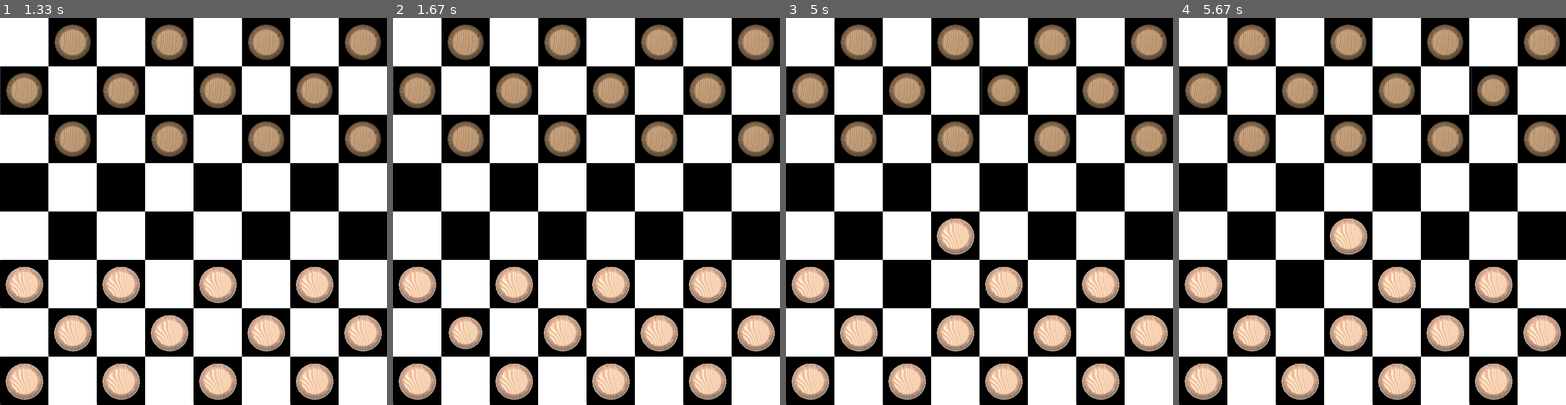
Above: before the commit, frames 1-4 (left to right).
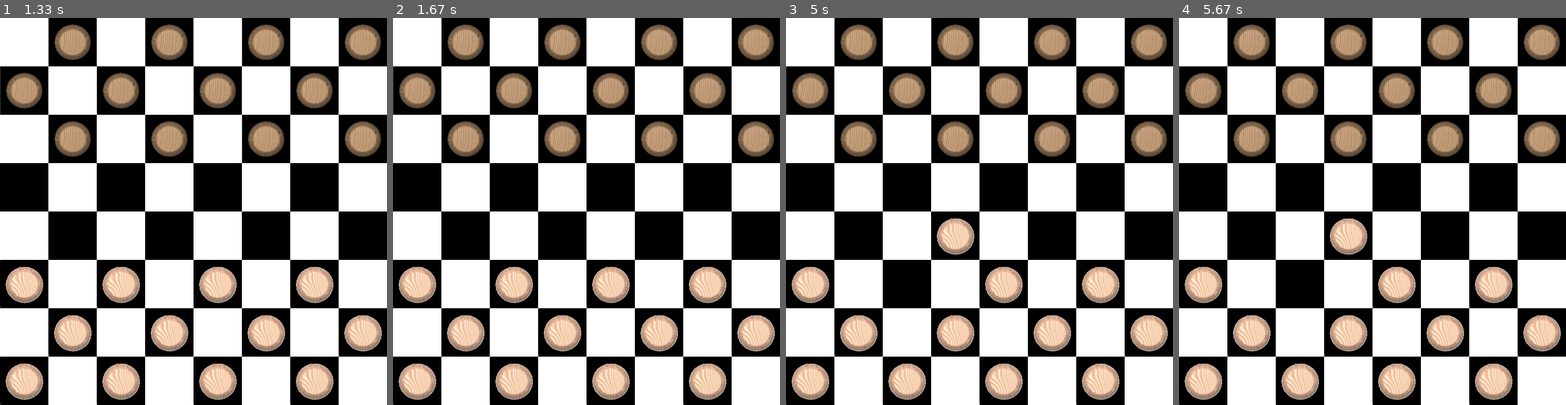
Above: after the commit, the same moments.

Repository: edgar-maddocks/NEA
Game: pygame game, started from nea/CheckersGuiGame.py
Two runs of this game, one before a commit and one after it. Both use one fixed random seed, a clock stepped at 60 frames per second and the inputs below.
Inputs (mouse positions are in pixels of both pictures, inside the frame that each line leads up to):
- Up to frame 1 (1.33 s): type "1 (at the terminal prompt)" at 0 s; click (193, 211) at 0.38 s; click (127, 300) at 0.72 s; click (92, 331) at 1.05 s
- Up to frame 2 (1.67 s): click (458, 335) at 1.38 s
- Up to frame 3 (5 s): click (863, 188) at 1.72 s; click (882, 304) at 2.05 s; click (1045, 346) at 2.38 s; click (882, 269) at 3.62 s; click (933, 250) at 3.95 s; click (940, 118) at 4.28 s; click (832, 141) at 4.62 s; click (979, 72) at 4.95 s
- Up to frame 4 (5.67 s): click (1291, 219) at 5.28 s; click (1488, 110) at 5.65 s

Frame 1 is identical in both runs. In frame 2, 0.3% of the frame differs, in the area x 12-24%, y 75-88%; in frame 3, 0.3%; in frame 4, 0.3%.

Commit message:
Make GUI inherit from Game
- Make it so you cannot select a piece with no
    valid moves

Diff:
--- a/nea/checkers_gui/checkers_gui.py
+++ b/nea/checkers_gui/checkers_gui.py
@@ -21,14 +21,14 @@
 from nea.mcts import MCTS
 
 
-class CheckersGUI:
+class CheckersGUI(CheckersGame):
     """Class that adds extra functionality to the CheckersGame
     which allows it to display a GUI
     """
 
-    def __init__(self, game: CheckersGame) -> None:
-        self.game = game
+    def __init__(self) -> None:
         self.piece_selected = None
+        super().__init__()
 
     def draw(self, screen: pygame.Surface) -> None:
         """Draws the checkers board and pieces.
@@ -68,14 +68,14 @@
                     )
         for y in range(BOARD_SIZE):
             for x in range(BOARD_SIZE):
-                piece = self.game.board[x, y]
+                piece = self.board[x, y]
                 if (x, y) == self.piece_selected:
                     self._draw_selected_piece(screen)
                     self._draw_available_moves(screen)
                 elif piece != EMPTY:
                     self._get_and_draw_piece(screen, piece=piece, x=x, y=y)
 
-        pygame.display.set_caption(f"IT IS {self.game.player.upper()}'S MOVE")
+        pygame.display.set_caption(f"IT IS {self.player.upper()}'S MOVE")
 
     def _get_and_draw_piece(
         self, screen: pygame.Surface, piece: int, x: int, y: int
@@ -135,7 +135,7 @@
             screen (pygame.Surface): screen to draw tow
         """
         x, y = self.piece_selected
-        piece = self.game.board[x, y]
+        piece = self.board[x, y]
         piece_img = self._get_piece_img(piece)
         piece_img = pygame.transform.rotozoom(piece_img, 0, 0.9)
         screen.blit(
@@ -152,8 +152,8 @@
         Args:
             screen (pygame.Surface): screen to draw to
         """
-        valid_takes = self.game._get_valid_take_moves(*self.piece_selected)
-        valid_simples = self.game._get_valid_simple_moves(*self.piece_selected)
+        valid_takes = self._get_valid_take_moves(*self.piece_selected)
+        valid_simples = self._get_valid_simple_moves(*self.piece_selected)
 
         moves = valid_takes if len(valid_takes) > 0 else valid_simples
         move_tos = [x[1] for x in moves]
@@ -185,12 +185,20 @@
         action: ACTION = None
 
         if self.piece_selected is None:
-            if self.game.player == WHITE:
-                if self.game.board[row, col] in WHITES:
-                    self.piece_selected = (row, col)
-            elif self.game.player == BLACK:
-                if self.game.board[row, col] in BLACKS:
-                    self.piece_selected = (row, col)
+            valid_moves = self.get_all_valid_moves()
+            valid_moves = (
+                valid_moves["takes"]
+                if len(valid_moves["takes"]) > 0
+                else valid_moves["simple"]
+            )
+            valid_selections = [x[0] for x in valid_moves]
+            if (row, col) in valid_selections:
+                if self.player == WHITE:
+                    if self.board[row, col] in WHITES:
+                        self.piece_selected = (row, col)
+                elif self.player == BLACK:
+                    if self.board[row, col] in BLACKS:
+                        self.piece_selected = (row, col)
         else:
             if (row, col) != self.piece_selected:
                 action = (self.piece_selected, (row, col))
@@ -207,13 +215,13 @@
         Returns:
             tuple[bool, int] | tuple[None, None]: done, reward
         """
-        valid_move, _, done, reward = self.game.step(action)
+        valid_move, _, done, reward = self.step(action)
         if not valid_move:
             print("INVALID MOVE - PLEASE TRY AGAIN")
         return done, reward
 
 
-def user_vs_user_game_loop(game: CheckersGame) -> None:
+def user_vs_user_game_loop() -> None:
     """main loop that allows a user to play the game
 
     Args:
@@ -225,7 +233,7 @@
 
     done = False
 
-    gui = CheckersGUI(game)
+    gui = CheckersGUI()
 
     winner = None
     while not done:
@@ -241,10 +249,10 @@
 
         if done:
             if reward == -1:
-                winner = game.opposite_player
+                winner = gui.opposite_player
                 break
             elif reward == 1:
-                winner = game.player
+                winner = gui.player
                 break
 
         screen.fill(COLOURS.BLACK)
@@ -254,9 +262,7 @@
     _show_game_over(screen, winner, GAME_TYPES.USER_VS_USER)
 
 
-def user_vs_mcts_game_loop(
-    game: CheckersGame, n_searches: int, eec: float, player_colour: str
-) -> None:
+def user_vs_mcts_game_loop(n_searches: int, eec: float, player_colour: str) -> None:
     """main loop that allows a user to play the game vs different mcts models
 
     Args:
@@ -268,12 +274,12 @@
 
     done = False
 
-    gui = CheckersGUI(game)
+    gui = CheckersGUI()
     mcts = MCTS(n_searches=n_searches, eec=eec)
 
     winner = None
     while not done:
-        if game.player == player_colour:
+        if gui.player == player_colour:
             reward = None
 
             for e in pygame.event.get():
@@ -284,17 +290,17 @@
                     action = gui.click(pygame.mouse.get_pos())
                     if action:
                         done, reward = gui.evaluate_action(action)
-        elif game.player != player_colour:
-            mcts.build_tree(game)
+        elif gui.player != player_colour:
+            mcts.build_tree(gui)
             action = mcts.get_action()
             done, reward = gui.evaluate_action(action)
 
         if done:
             if reward == -1:
-                winner = game.opposite_player
+                winner = gui.opposite_player
                 break
             elif reward == 1:
-                winner = game.player
+                winner = gui.player
                 break
             elif reward == "None":
                 winner = "no one"
@@ -304,10 +310,17 @@
         gui.draw(screen)
         pygame.display.flip()
 
-    _show_game_over(screen, winner, GAME_TYPES.USER_VS_USER)
-
-
-def _show_game_over(screen: pygame.Surface, winner: str, game_type: int):
+    _show_game_over(
+        screen,
+        winner,
+        GAME_TYPES.USER_VS_USER,
+        n_searches=n_searches,
+        eec=eec,
+        player_colour=player_colour,
+    )
+
+
+def _show_game_over(screen: pygame.Surface, winner: str, game_type: int, **kwargs):
     open = True
     while open:
         for e in pygame.event.get():
@@ -316,7 +329,13 @@
             elif e.type == pygame.KEYDOWN:
                 if e.key == pygame.K_r:
                     if game_type == GAME_TYPES.USER_VS_USER:
-                        user_vs_user_game_loop(CheckersGame())
+                        user_vs_user_game_loop()
+                    elif game_type == GAME_TYPES.USER_VS_MCTS:
+                        user_vs_mcts_game_loop(
+                            n_searches=kwargs["n_searches"],
+                            eec=kwargs["eec"],
+                            player_colour=kwargs["player_colour"],
+                        )
             else:
                 font = pygame.font.SysFont(pygame.font.get_default_font(), 70)
                 game_over_text = font.render(
@@ -364,7 +383,7 @@
 
     if game_type == GAME_TYPES.USER_VS_USER:
         print("==================================================")
-        user_vs_user_game_loop(CheckersGame())
+        user_vs_user_game_loop()
     elif game_type == GAME_TYPES.USER_VS_MCTS:
         valid_input = False
         n_searches = None
@@ -416,5 +435,5 @@
 
         player_colour = WHITE if colour == "w" else BLACK
         user_vs_mcts_game_loop(
-            CheckersGame(), n_searches=n_searches, eec=eec, player_colour=player_colour
+            n_searches=n_searches, eec=eec, player_colour=player_colour
         )
